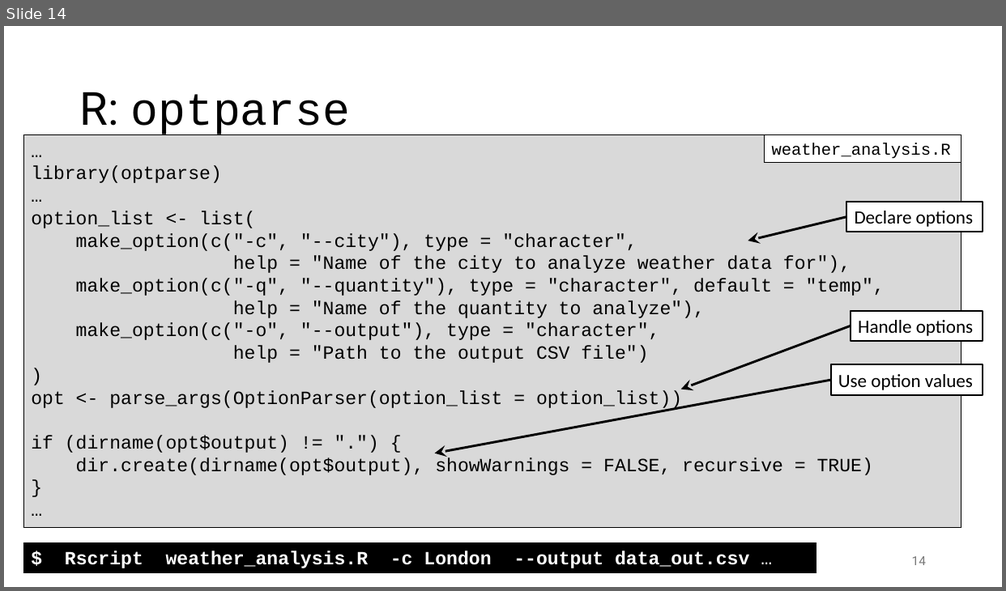
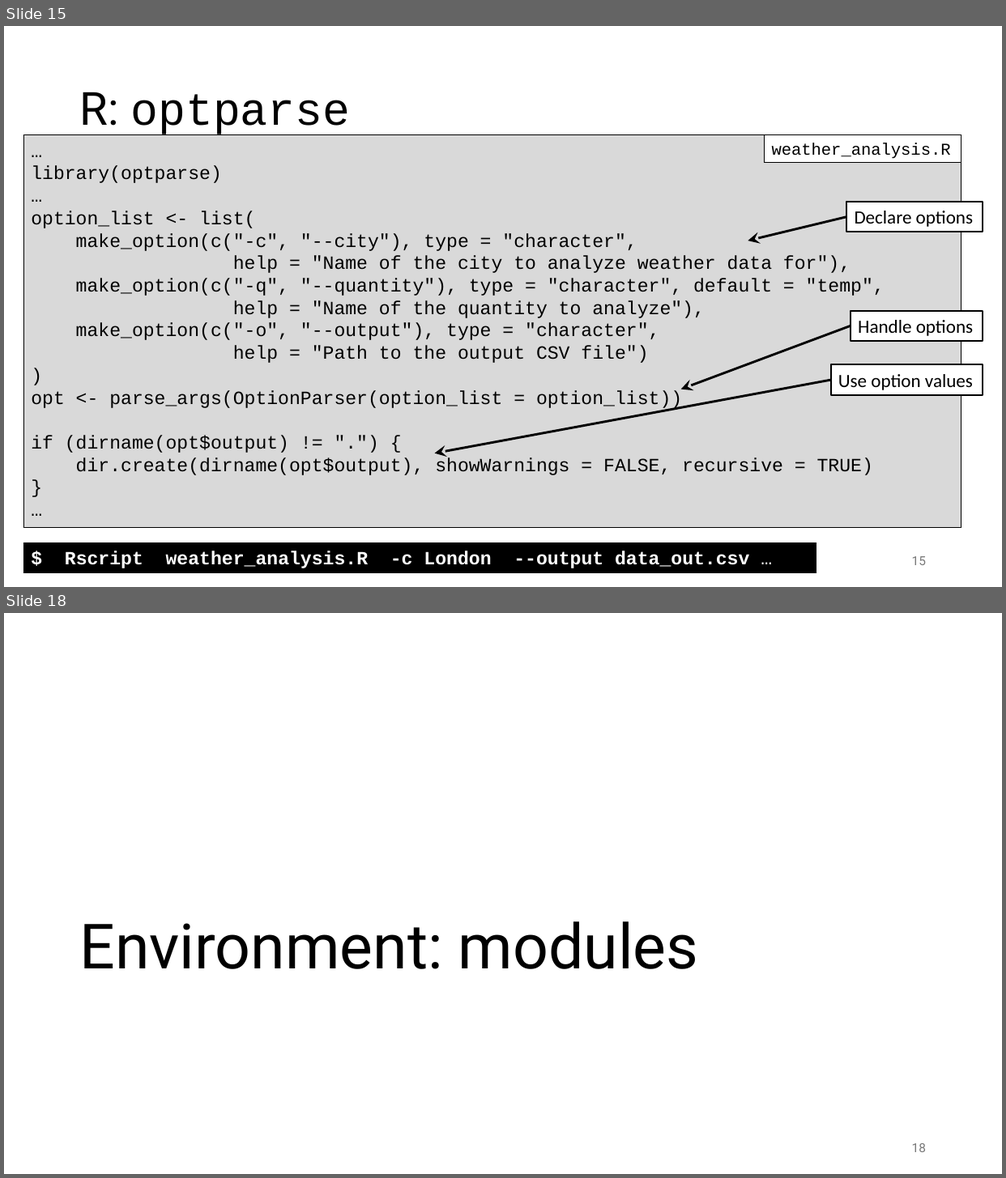
Before and after one commit to gjbex/Best-practices-for-data-science-on-HPC, a slide deck: best_practices_for_data_science_on_hpc.pptx. Shown one above the other, each under a label of ours: slide 14 before the commit, slides 15 and 18 after it; the slides between them are not shown. The pictures are 1006x591 and 1006x1178 pixels, drawn with LibreOffice and Linux fonts; fonts in the diff are those of the drawing. Boxes give left, top, right and bottom in pixels: in the first picture for what was removed or moved away, otherwise in the second. Text is boxed around its words. In the diff, an @@ line names an element or a change of style, - is before the commit and + after.

```diff
--- a/best_practices_for_data_science_on_hpc.pptx
+++ b/best_practices_for_data_science_on_hpc.pptx
@@ slide 18 added at (4, 613, 1002, 1174), background #FFFFFF @@
@@ title added at (79, 922, 698, 969), 60 pt, text #000000 @@
+Environment: modules
@@ page number added at (912, 1144, 926, 1152), 12 pt, text #797979 @@
+18
@@ what was slide 14 is now slide 15 @@
@@ page number at (912, 557, 926, 565): text changed @@
-14
+15
```
Also in this commit, not shown: 1 slide changed, 5 other slides added.
